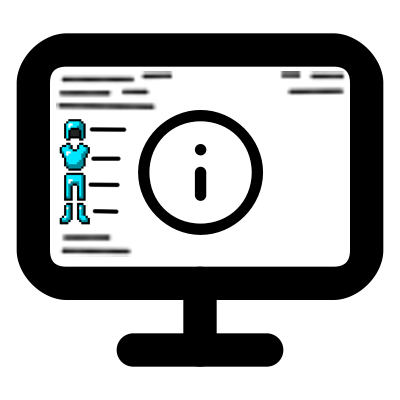
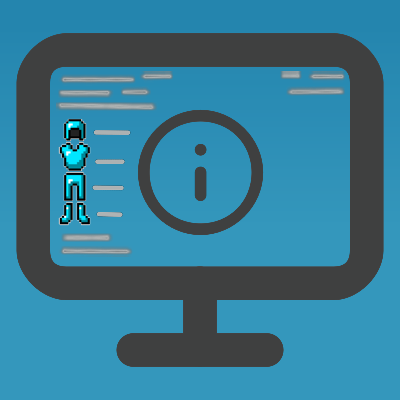
Layers edited between the first and the second w=400, h=400 image:
renamed "Layer 8" to "Stats", painted on it over [64, 64, 192, 320]
renamed "Layer 4" to "Coordinates etc.", painted on it over [0, 0, 400, 400]
added layer "Info Icon" above "Screen" over [128, 64, 320, 320]
added layer "Screen" above "Background" over [0, 0, 384, 400]
added layer "Background" over [0, 0, 400, 400]
